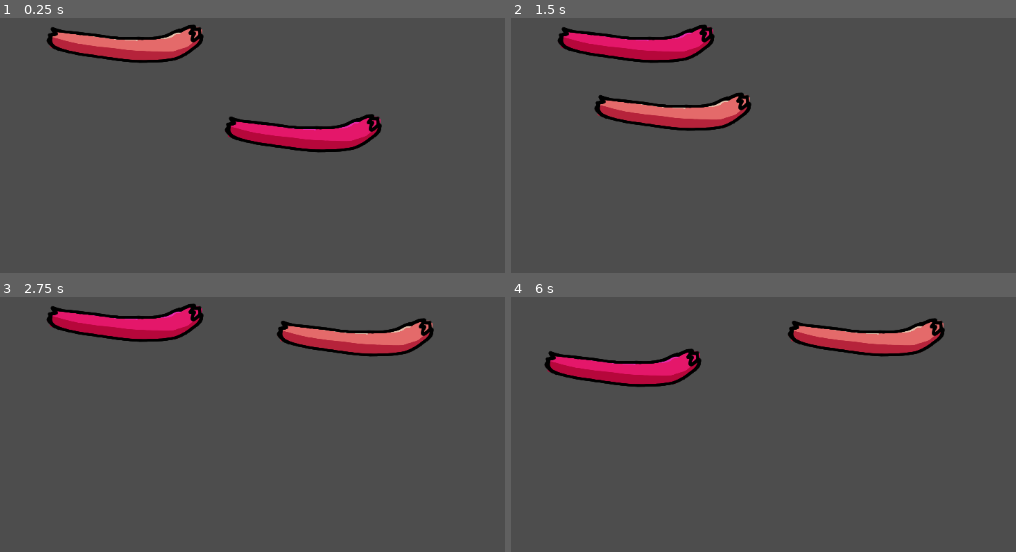
Above: before the commit, frames 1-4 (two rows, left to right).
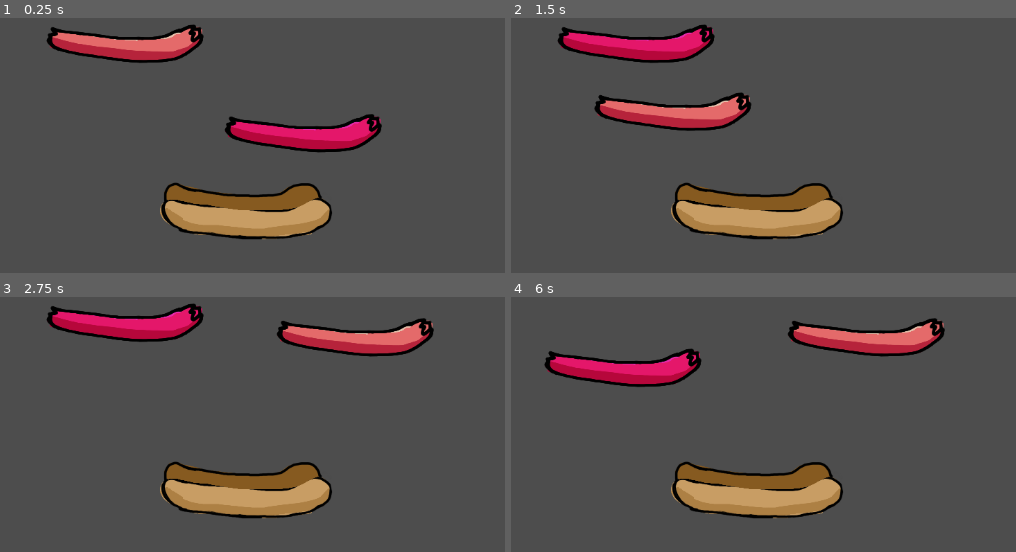
Above: after the commit, the same moments.

Repository: duncan-iaria/hotdog-hero
Game: Godot game, scene res://scenes/Cart.tscn
The game is run twice, just before and just after one commit, with the same random seed, the same clock (stepped at 60 frames per second) and the same inputs. The project has no main scene, so this scene is started directly.
Inputs (mouse positions are in pixels of both pictures, inside the frame that each line leads up to):
- Up to frame 1 (0.25 s): no input
- Up to frame 2 (1.5 s): tap Enter at 0.5 s; drag from (814, 132) to (637, 43) at 0.52 s; tap Space at 1.25 s; drag from (637, 43) to (748, 247) at 1.27 s
- Up to frame 3 (2.75 s): tap Enter at 2 s; move the mouse to (358, 337) at 2.02 s; press the mouse at (358, 337) at 2.03 s
- Up to frame 4 (6 s): release the mouse at (869, 337) at 2.75 s; tap Space at 2.75, 4.25 s; drag from (748, 526) to (864, 337) at 2.77 s; tap Enter at 3.5 s; move the mouse to (outside the picture) at 3.52 s; press the mouse at (outside the picture) at 3.53 s; release the mouse at (outside the picture) at 4.25 s; drag from (546, 368) to (864, 337) at 4.27 s; move the mouse to (829, 437) at 5.02 s; press the mouse at (829, 437) at 5.03 s; release the mouse at (829, 437) at 5.75 s; drag from (667, 325) to (627, 460) at 5.77 s

The runs differ from the first frame. In frame 1, 5.8% of the frame differs, in the area x 31-66%, y 64-87%; in frame 2, 5.8%; in frame 3, 5.8%; in frame 4, 5.8%.

Commit message:
🔧 added a hotdog bun

Diff:
--- a/hotdog-hero/scenes/Cart.tscn
+++ b/hotdog-hero/scenes/Cart.tscn
@@ -1,7 +1,9 @@
-[gd_scene load_steps=4 format=3 uid="uid://dcf8dl4oa1sgj"]
+[gd_scene load_steps=6 format=3 uid="uid://dcf8dl4oa1sgj"]
 
 [ext_resource type="Texture2D" uid="uid://ijlp0e6kfidu" path="res://assets/hotdog_01.png" id="1_h4u3a"]
 [ext_resource type="Script" path="res://scripts/draggable.gd" id="2_6qeuo"]
+[ext_resource type="Texture2D" uid="uid://bkcnx372ofcjk" path="res://assets/bun_front_01.png" id="3_v3uhh"]
+[ext_resource type="Texture2D" uid="uid://7d2o6sad8iyq" path="res://assets/bun_rear_01.png" id="4_qjhum"]
 
 [sub_resource type="RectangleShape2D" id="RectangleShape2D_82pgn"]
 size = Vector2(231, 61)
@@ -40,5 +42,15 @@
 position = Vector2(-1.5, 1.5)
 shape = SubResource("RectangleShape2D_82pgn")
 
+[node name="Bun" type="Node2D" parent="."]
+position = Vector2(529, 392)
+metadata/_edit_group_ = true
+
+[node name="Sprite2D" type="Sprite2D" parent="Bun"]
+texture = ExtResource("3_v3uhh")
+
+[node name="Sprite2D2" type="Sprite2D" parent="Bun"]
+texture = ExtResource("4_qjhum")
+
 [connection signal="input_event" from="Hotdog2/Draggable" to="Hotdog2/Draggable" method="_on_input_event"]
 [connection signal="input_event" from="Hotdog/Draggable" to="Hotdog/Draggable" method="_on_input_event"]
Binary file added: hotdog-hero/assets/bun_front_01.png
Not shown, added: hotdog-hero/assets/bun_front_01.png.import
Binary file added: hotdog-hero/assets/bun_rear_01.png
Not shown, added: hotdog-hero/assets/bun_rear_01.png.import
Not shown, added: art/bun.kra
Not shown, added: art/bun.kra~
Not shown, added: hotdog-hero/assets/bun_front_01.png~
Not shown, added: hotdog-hero/assets/bun_rear_01.png~
